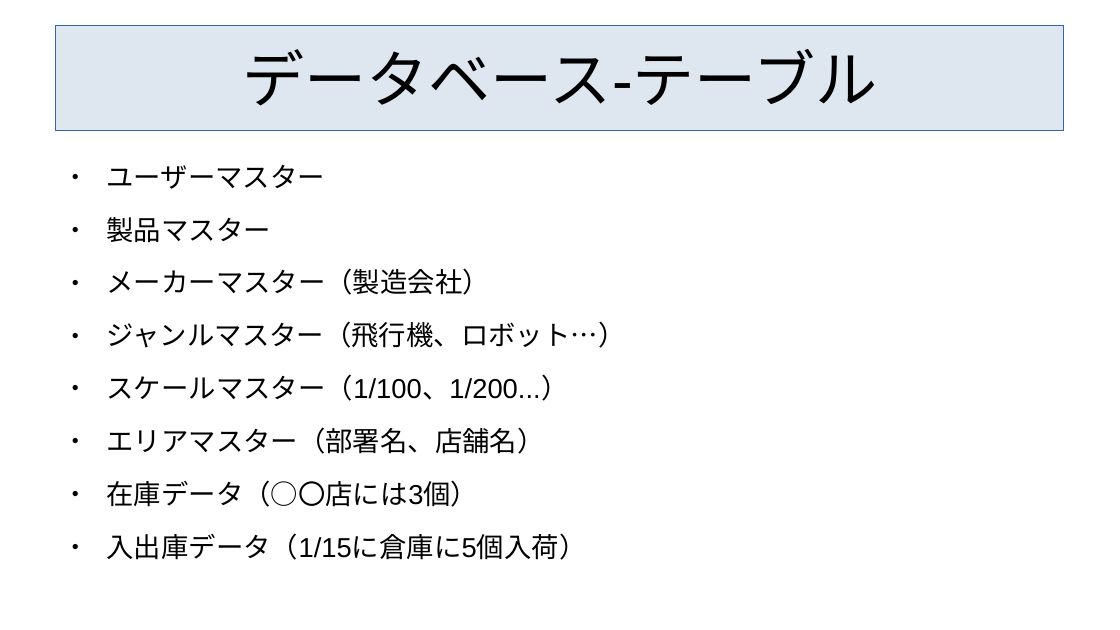
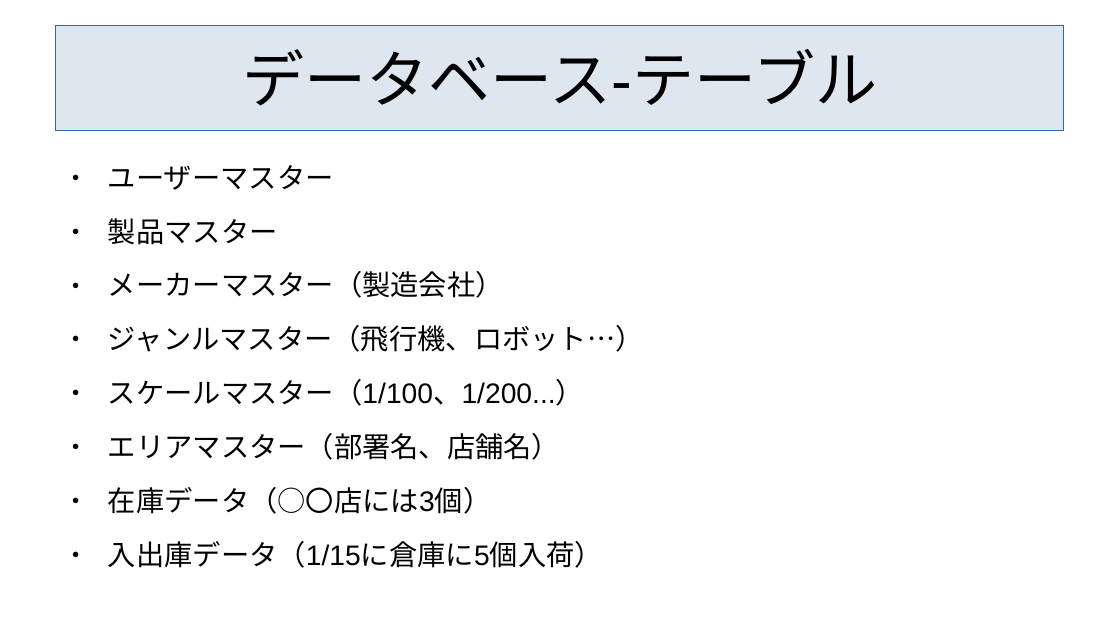
Before and after one commit to roja1988/88_WorkProduct, a slide deck: slide 6 of document/発表用資料.pptx (slide 7 before the commit). Drawn at 1120x630 pixels with LibreOffice and Linux fonts; fonts in the diff are those of the drawing. Boxes give left, top, right and bottom in pixels: in the first picture for what was removed or moved away, otherwise in the second. Text is boxed around its words. In the diff, an @@ line names an element or a change of style, - is before the commit and + after.

Commit message:
発表用資料、スケジュール、課題管理を更新

```diff
--- a/document/発表用資料.pptx
+++ b/document/発表用資料.pptx
@@ text "ユーザーマスター" at bbox=[108, 165, 644, 568]: size 19.4 to 20 pt; indent changed @@
```
Also in this commit, not shown: 4 other slides changed, 1 slide removed, 3 other files.
